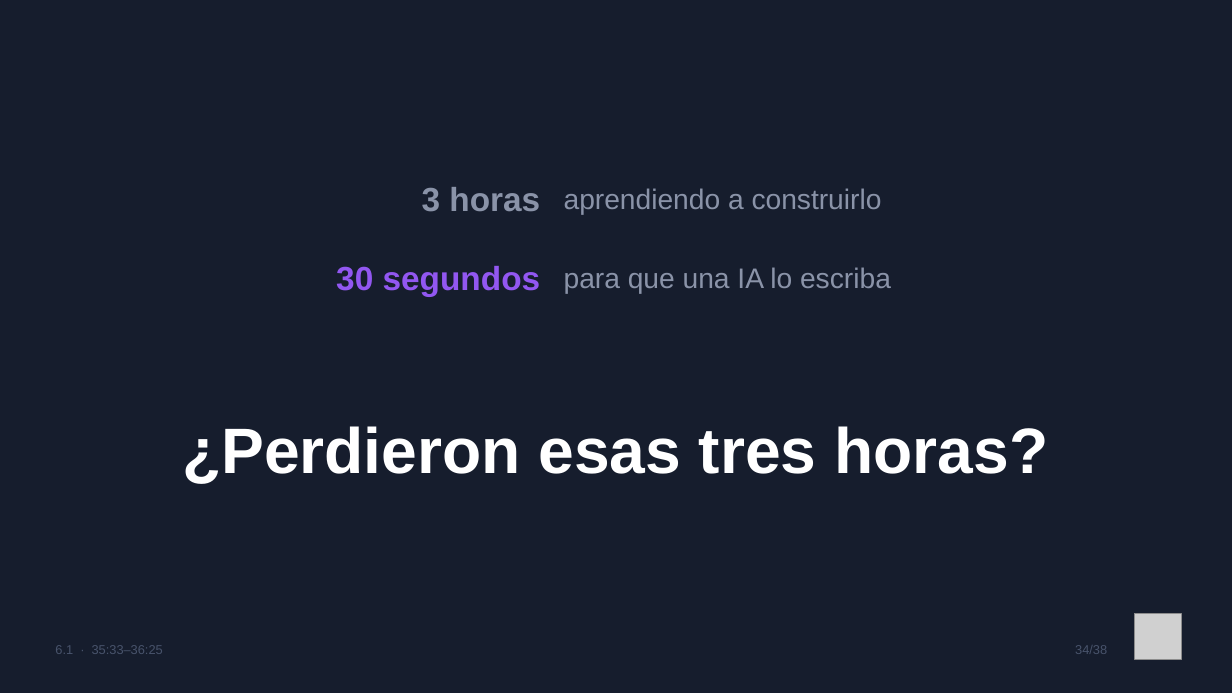
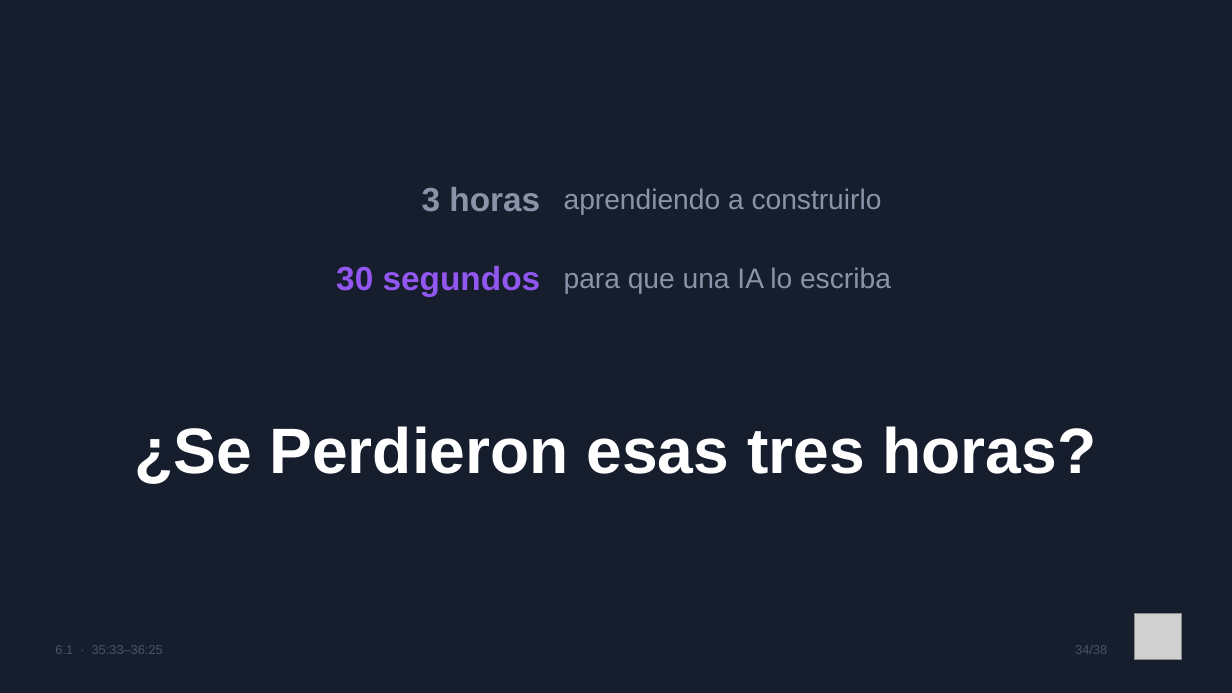
Before and after one commit to gldiazcardenas/charla-ia-aws-ug-cucuta, a slide deck: slide 34 of Slides_IA_AWS_UG_Cucuta.pptx. Drawn at 1232x693 pixels with LibreOffice and Linux fonts; fonts in the diff are those of the drawing; grey boxes stand for pictures. Boxes give left, top, right and bottom in pixels: in the first picture for what was removed or moved away, otherwise in the second. Text is boxed around its words. In the diff, an @@ line names an element or a change of style, - is before the commit and + after.

```diff
--- a/Slides_IA_AWS_UG_Cucuta.pptx
+++ b/Slides_IA_AWS_UG_Cucuta.pptx
@@ text at [134,426,1097,484]: text changed @@
-¿Perdieron esas tres horas?
+¿Se Perdieron esas tres horas?
```
Also in this commit, not shown: 5 other slides changed.
